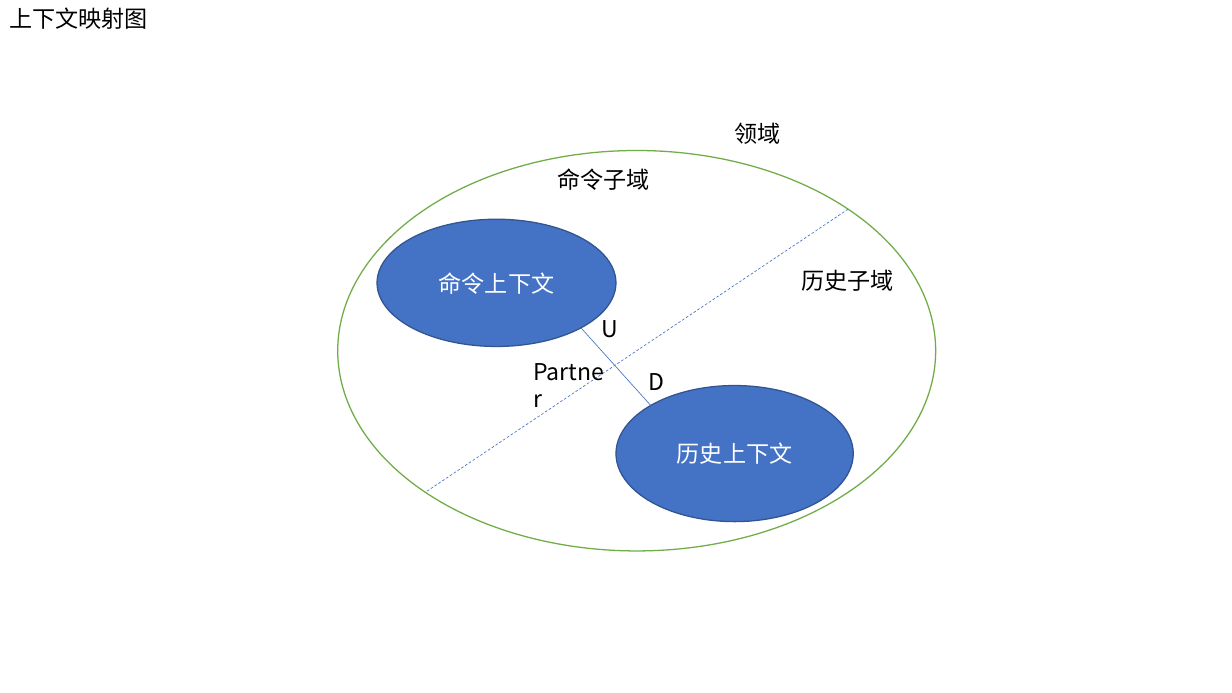
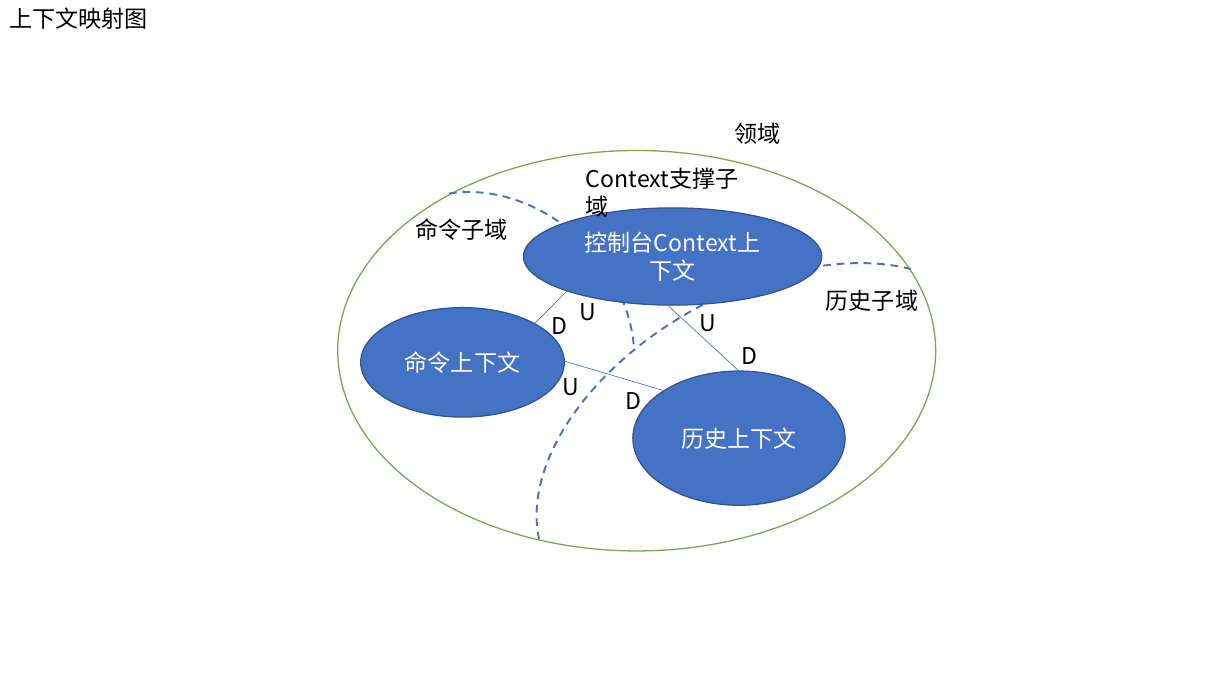
Before and after one commit to WhatAKitty/jmore-builder, a slide deck: slide 2 of docs/framework_zh.pptx. Drawn at 1232x693 pixels with LibreOffice and Linux fonts; fonts in the diff are those of the drawing. Boxes give left, top, right and bottom in pixels: in the first picture for what was removed or moved away, otherwise in the second. Text is boxed around its words. In the diff, an @@ line names an element or a change of style, - is before the commit and + after.

```diff
--- a/docs/framework_zh.pptx
+++ b/docs/framework_zh.pptx
@@ arc (boxed as its full ellipse) added at bbox=[304, 136, 691, 522], outline #4472C4 1.5 pt dashed @@
@@ text added at bbox=[577, 161, 766, 198], 18 pt, text #000000 @@
+Context支撑子域
@@ line removed from (848, 209) to (425, 493) @@
@@ arc (boxed as its full ellipse) added at bbox=[474, 188, 1063, 693], outline #4472C4 1.5 pt dashed @@
@@ ellipse added at bbox=[523, 208, 822, 305], fill #4472C4, outline #325491 1 pt, 18 pt, text #FFFFFF @@
+控制台Context上下文
@@ text "命令子域" rewrapped from bbox=[557, 168, 649, 190] to bbox=[416, 214, 508, 240] @@
@@ line added from (567, 291) to (534, 323), #4472C4 0.5 pt @@
@@ text "U" rewrapped from bbox=[602, 320, 619, 338] to bbox=[579, 296, 596, 321] @@
@@ text "历史子域": place and size @@
-text "历史子域" at bbox=[801, 269, 893, 291]
+text "历史子域" at bbox=[826, 289, 918, 311]
@@ ellipse "命令上下文": place and size @@
-ellipse "命令上下文" at bbox=[377, 219, 616, 347]
+ellipse "命令上下文" at bbox=[360, 308, 564, 417]
@@ text added at bbox=[552, 317, 568, 340], 18 pt, text #000000 @@
+D
@@ line added from (668, 305) to (739, 372), #4472C4 0.5 pt @@
@@ text added at bbox=[699, 307, 716, 336], 18 pt, text #000000 @@
+U
@@ text removed at bbox=[525, 353, 616, 390] @@
-Partner
@@ text added at bbox=[741, 347, 757, 364], 18 pt, text #000000 @@
+D
@@ text added at bbox=[562, 372, 579, 396], 18 pt, text #000000 @@
+U
@@ line moved from (581, 328) - (651, 406) to (565, 361) - (665, 391) @@
@@ text "D" rewrapped from bbox=[649, 373, 665, 390] to bbox=[625, 392, 641, 415] @@
@@ ellipse "历史上下文": place and size @@
-ellipse "历史上下文" at bbox=[616, 385, 854, 521]
+ellipse "历史上下文" at bbox=[633, 372, 846, 506]
```
Also in this commit, not shown: 1 other slide changed, 3 other files.
